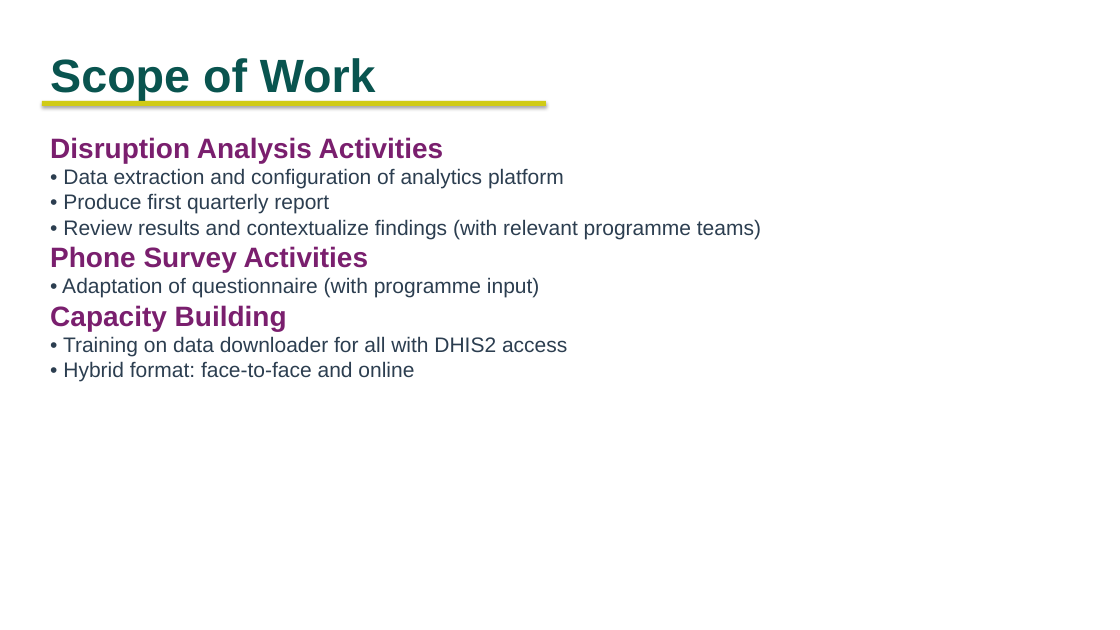
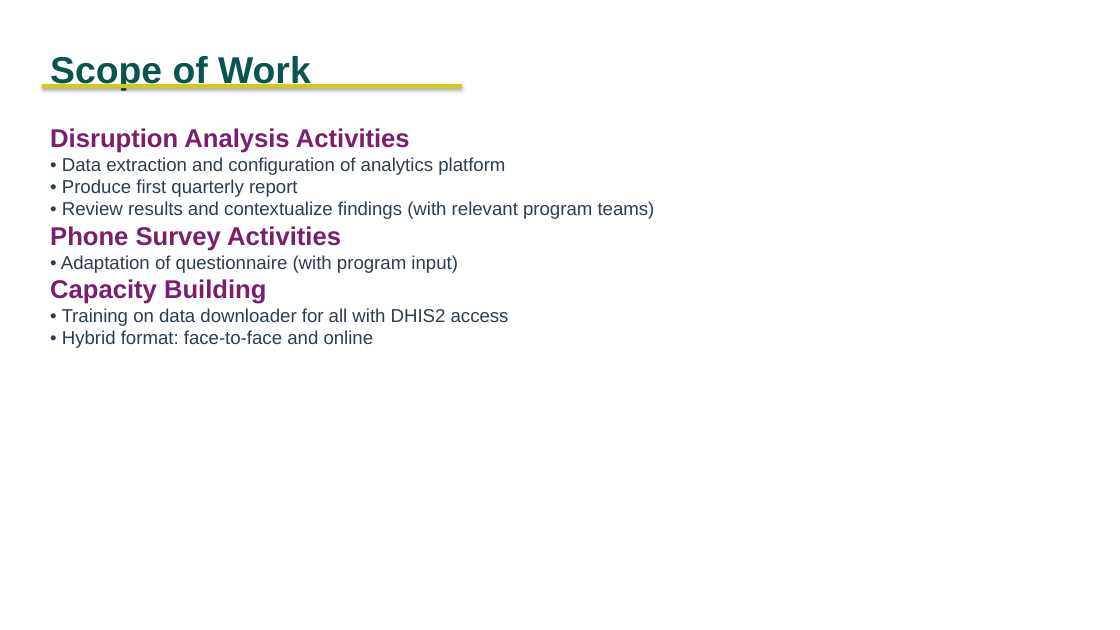
Before and after one commit to angelicalohdz/fastr-resource-hub, a slide deck: slide 7 of outputs/2026-zambia_deck.pptx. Drawn at 1120x630 pixels with LibreOffice and Linux fonts; fonts in the diff are those of the drawing. Boxes give left, top, right and bottom in pixels: in the first picture for what was removed or moved away, otherwise in the second. Text is boxed around its words. In the diff, an @@ line names an element or a change of style, - is before the commit and + after.

```diff
--- a/outputs/2026-zambia_deck.pptx
+++ b/outputs/2026-zambia_deck.pptx
@@ text "Scope of Work" at [50, 54, 311, 91]: size 40 to 32 pt @@
@@ rectangle: place and size @@
-rectangle at [42, 101, 546, 106]
+rectangle at [42, 84, 462, 88]
@@ text "Disruption Analysis Activities": place and size @@
-text "Disruption Analysis Activities" at [50, 137, 761, 382]
+text "Disruption Analysis Activities" at [50, 128, 655, 348]
@@ text at [50, 128, 509, 348]: size 24 to 22 pt in "Disruption Analysis Activities", "Phone Survey Activities", "Capacity Building"; size 18 to 16 pt in "• Data extraction and configuration of analytics ...", "• Produce first quarterly report", "• Training on data downloader for all ...", "• Hybrid format: face-to-face and online" @@
@@ text at [62, 201, 655, 219]: text changed; size 18 to 16 pt @@
-• Review results and contextualize findings (with relevant programme teams)
+• Review results and contextualize findings (with relevant program teams)
@@ text at [61, 255, 458, 273]: text changed; size 18 to 16 pt @@
-• Adaptation of questionnaire (with programme input)
+• Adaptation of questionnaire (with program input)
```
Also in this commit, not shown: 69 other slides changed, 40 slides added, 8 slides removed, 34 other files.
